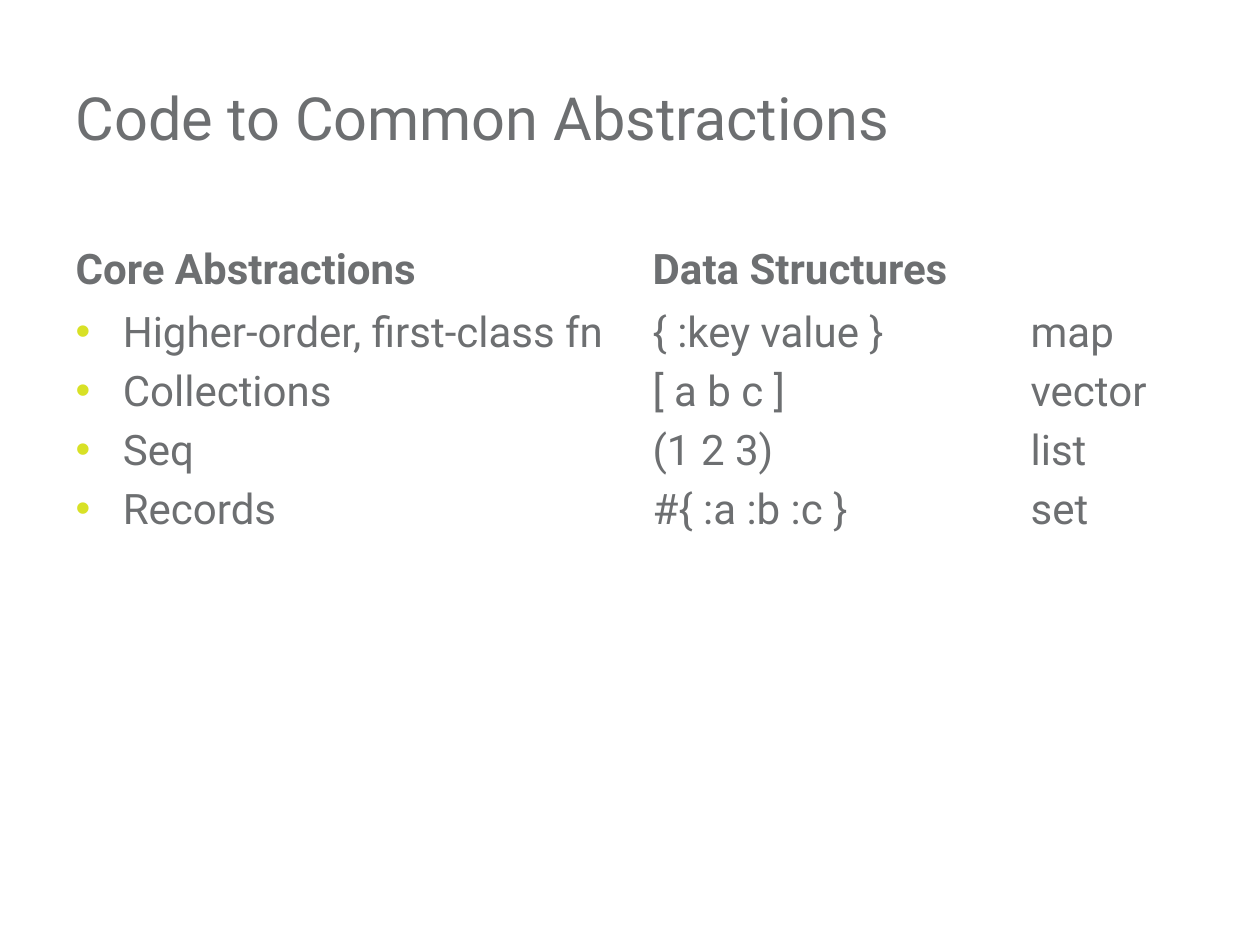
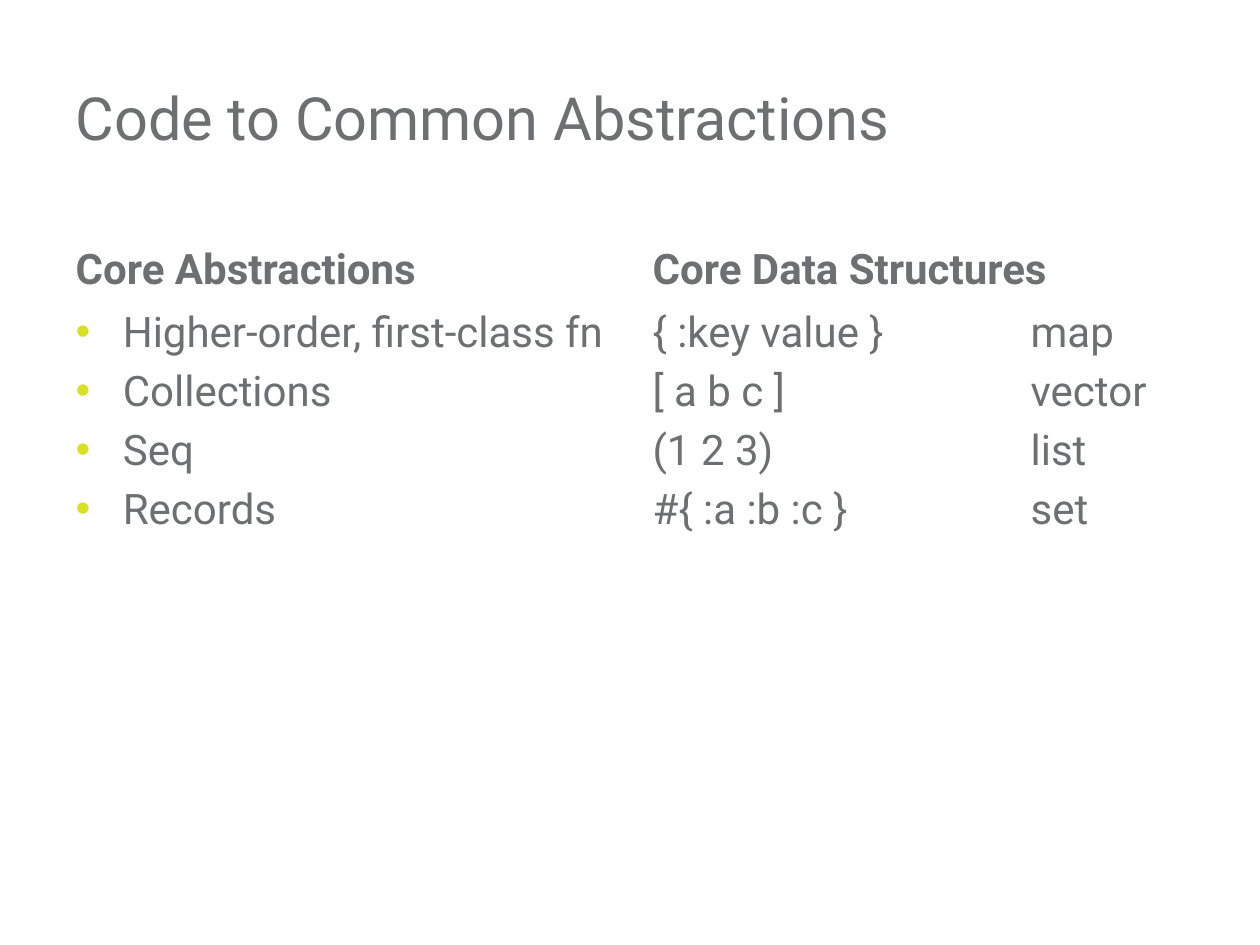
Before and after one commit to mjul/top-10-clojure-oredev-2011, a slide deck: slide 29 of Top Things to Learn From Clojure.pptx (slide 30 before the commit). Drawn at 1260x945 pixels with LibreOffice and Linux fonts; fonts in the diff are those of the drawing; background and template pictures are left out. Boxes give left, top, right and bottom in pixels: in the first picture for what was removed or moved away, otherwise in the second. Text is boxed around its words. In the diff, an @@ line names an element or a change of style, - is before the commit and + after.

```diff
--- a/Top Things to Learn From Clojure.pptx
+++ b/Top Things to Learn From Clojure.pptx
@@ text at <box>653,253,1047,285</box>: text changed @@
-Data Structures
+Core Data Structures
```
Also in this commit, not shown: 8 other slides changed, 2 slides added, 6 slides removed, 4 other files.
